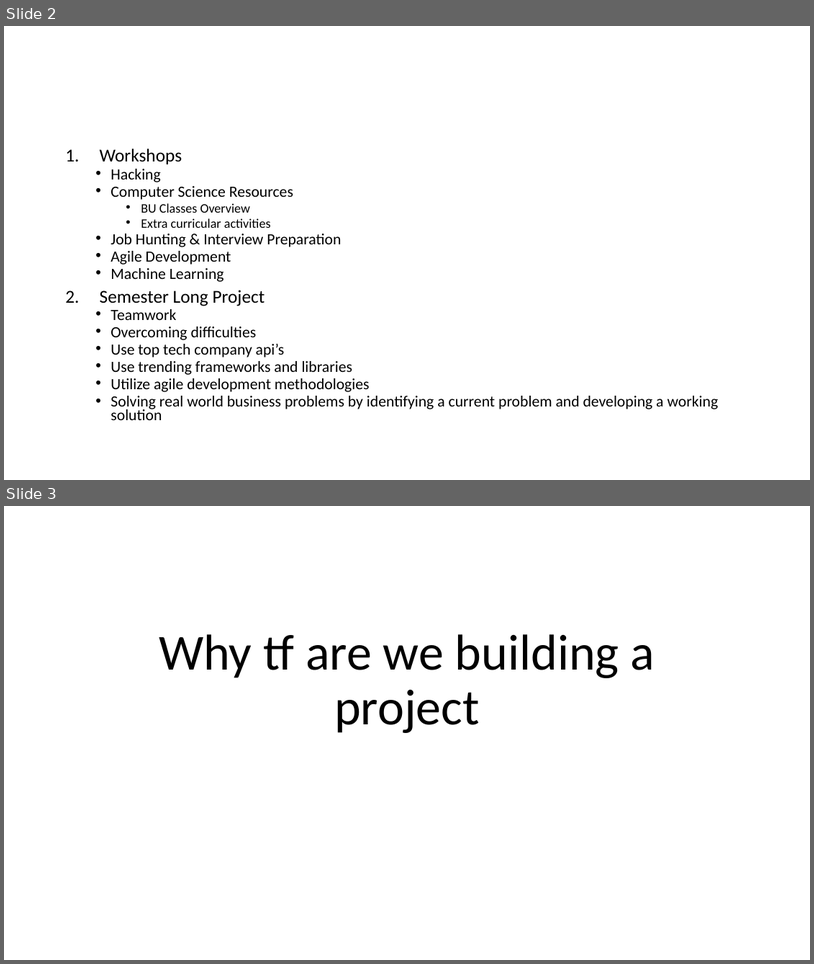
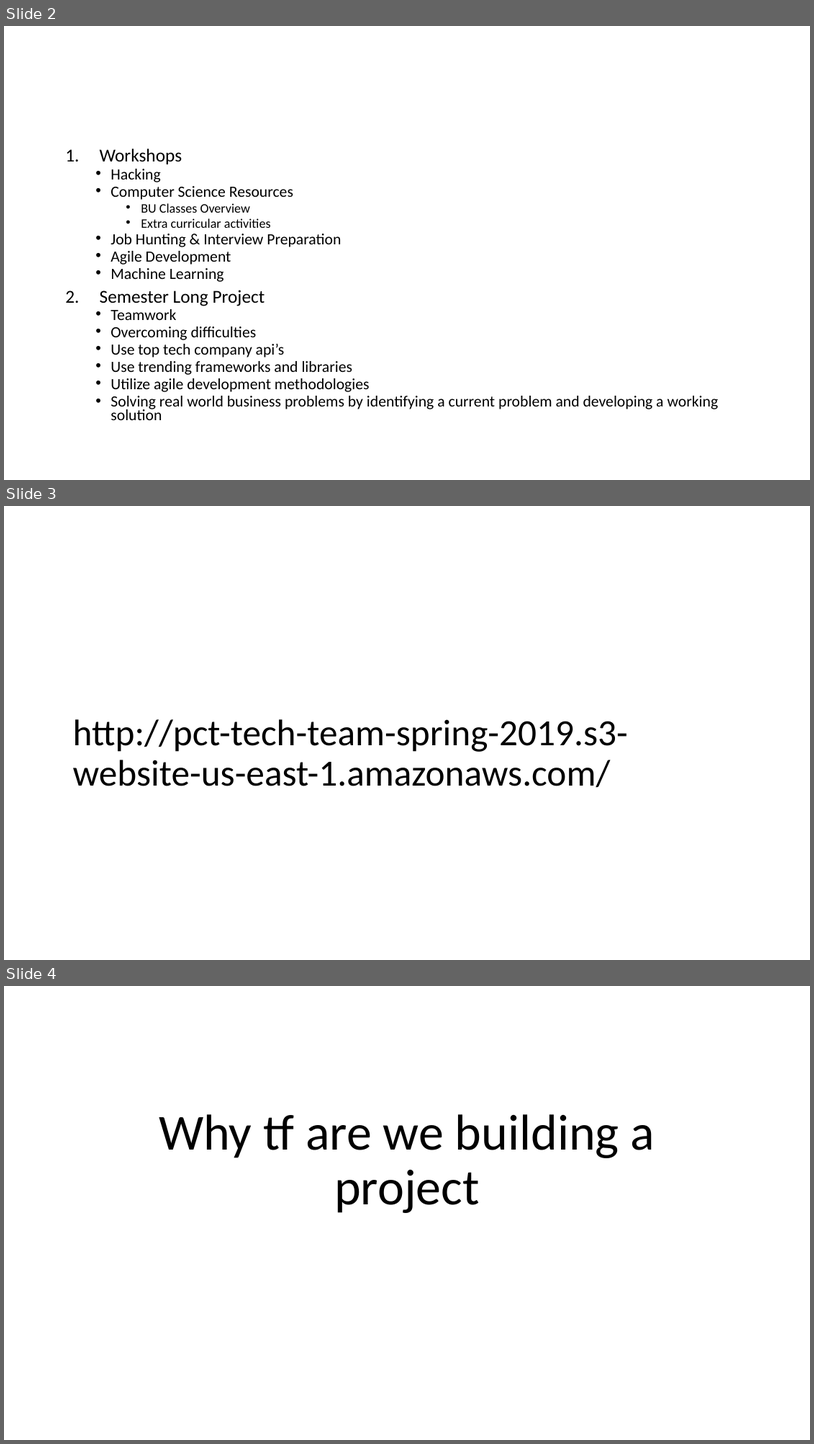
Before and after one commit to TigMel/PCT-Tech-Team-Spring-2019, a slide deck: meeting-notes/01:26:19.pptx. Shown one above the other, each under a label of ours: slides 2 and 3 before the commit, slides 2, 3 and 4 after it. The pictures are 814x964 and 814x1444 pixels, drawn with LibreOffice and Linux fonts; fonts in the diff are those of the drawing. Boxes give left, top, right and bottom in pixels: in the first picture for what was removed or moved away, otherwise in the second. Text is boxed around its words. In the diff, an @@ line names an element or a change of style, - is before the commit and + after.

```diff
--- a/meeting-notes/01:26:19.pptx
+++ b/meeting-notes/01:26:19.pptx
@@ slide 3 added at [4,506,810,960], background #FFFFFF @@
@@ title added at [73,719,628,788], 44 pt, text #000000 @@
+http://pct-tech-team-spring-2019.s3-website-us-east-1.amazonaws.com/
@@ what was slide 3 is now slide 4 @@
```
